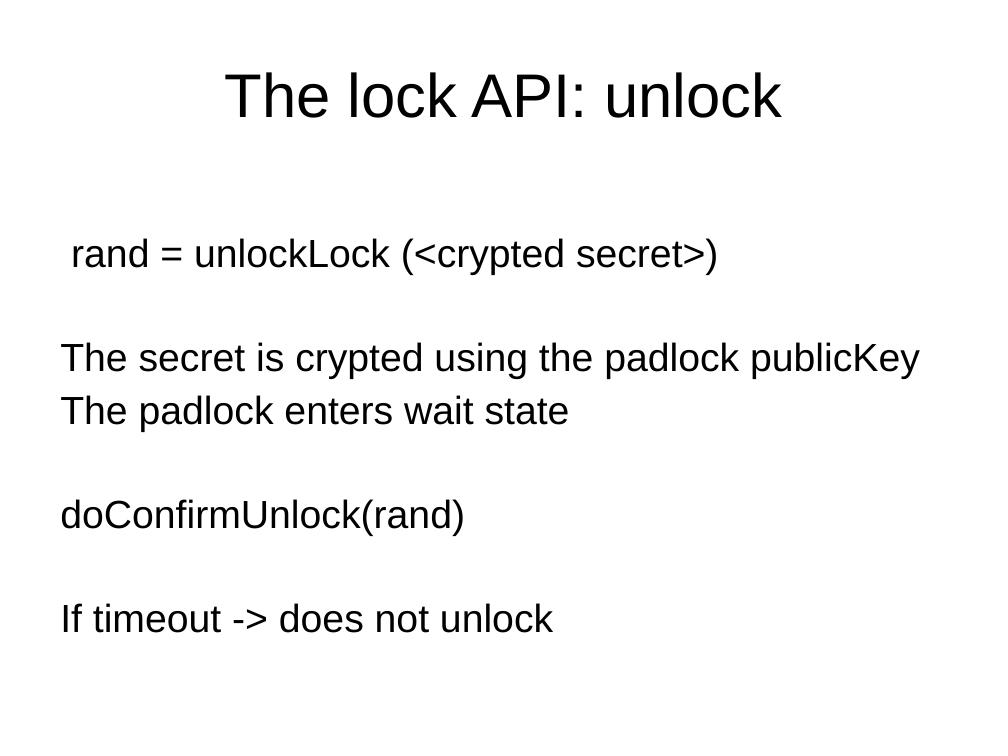
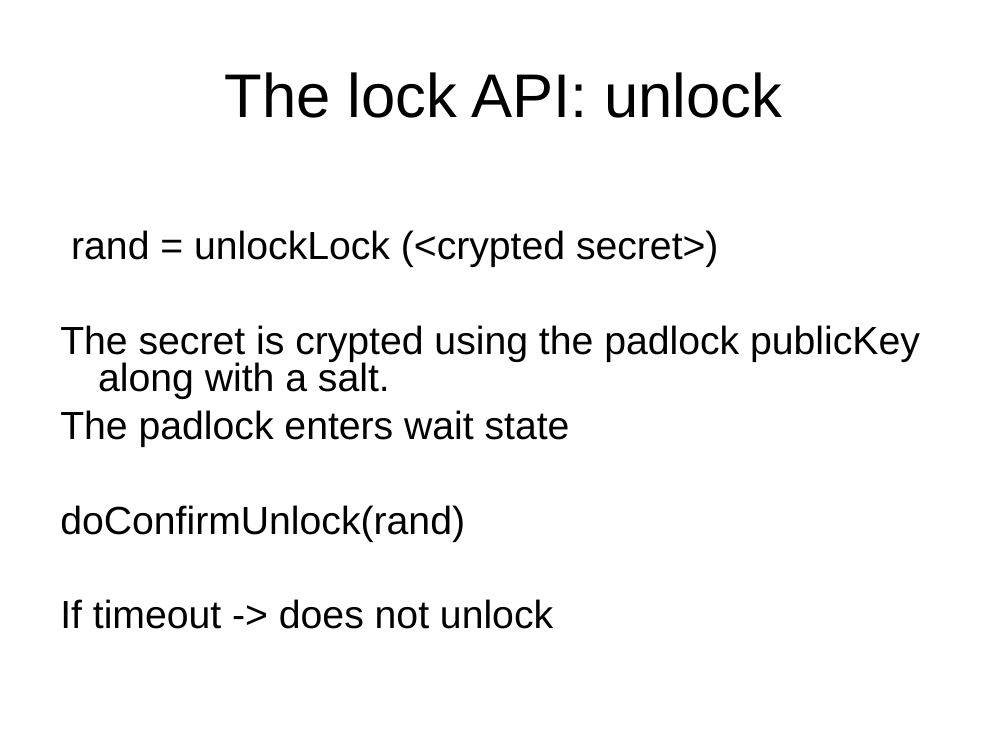
Before and after one commit to blockTeamhackathon/documents, a slide deck: slide 15 of B’Lock.ppt (slide 11 before the commit). Drawn at 1008x756 pixels with LibreOffice and Linux fonts; fonts in the diff are those of the drawing. Boxes give left, top, right and bottom in pixels: in the first picture for what was removed or moved away, otherwise in the second. Text is boxed around its words. In the diff, an @@ line names an element or a change of style, - is before the commit and + after.

```diff
--- a/B’Lock.ppt
+++ b/B’Lock.ppt
@@ text at (60,230,719,629): line spacing 0.9 to 0.8 @@
@@ text at (60,325,920,399): text changed @@
-The secret is crypted using the padlock publicKey
+The secret is crypted using the padlock publicKey along with a salt.
```
Also in this commit, not shown: 3 other slides changed, 4 slides added.
